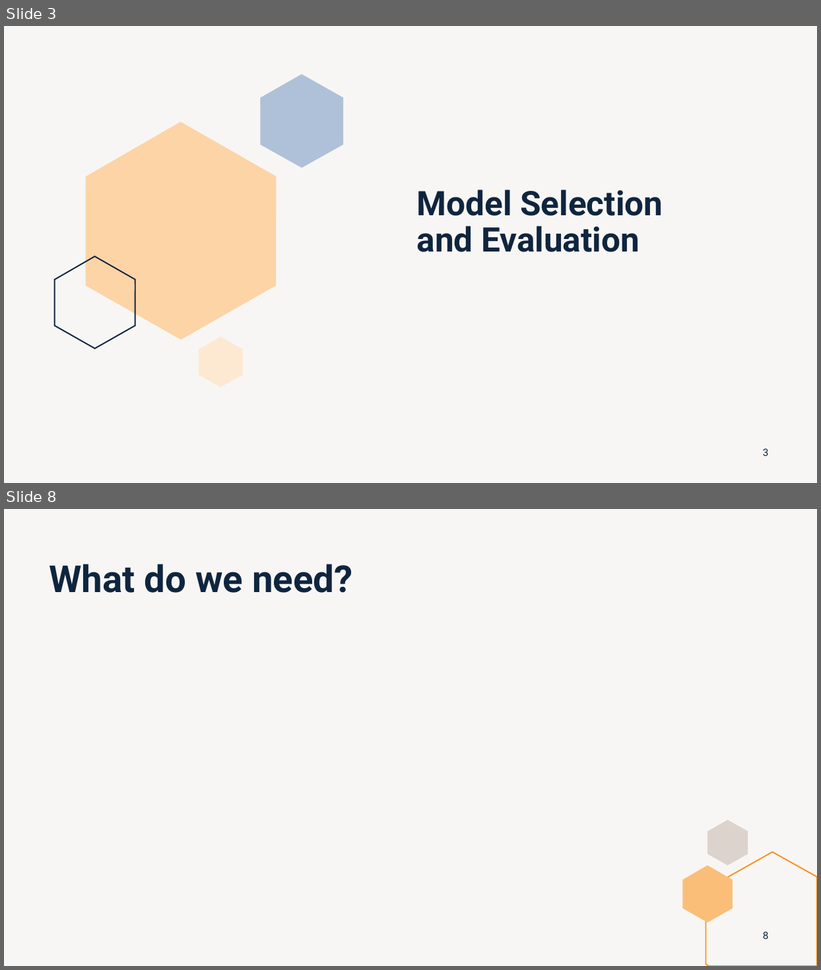
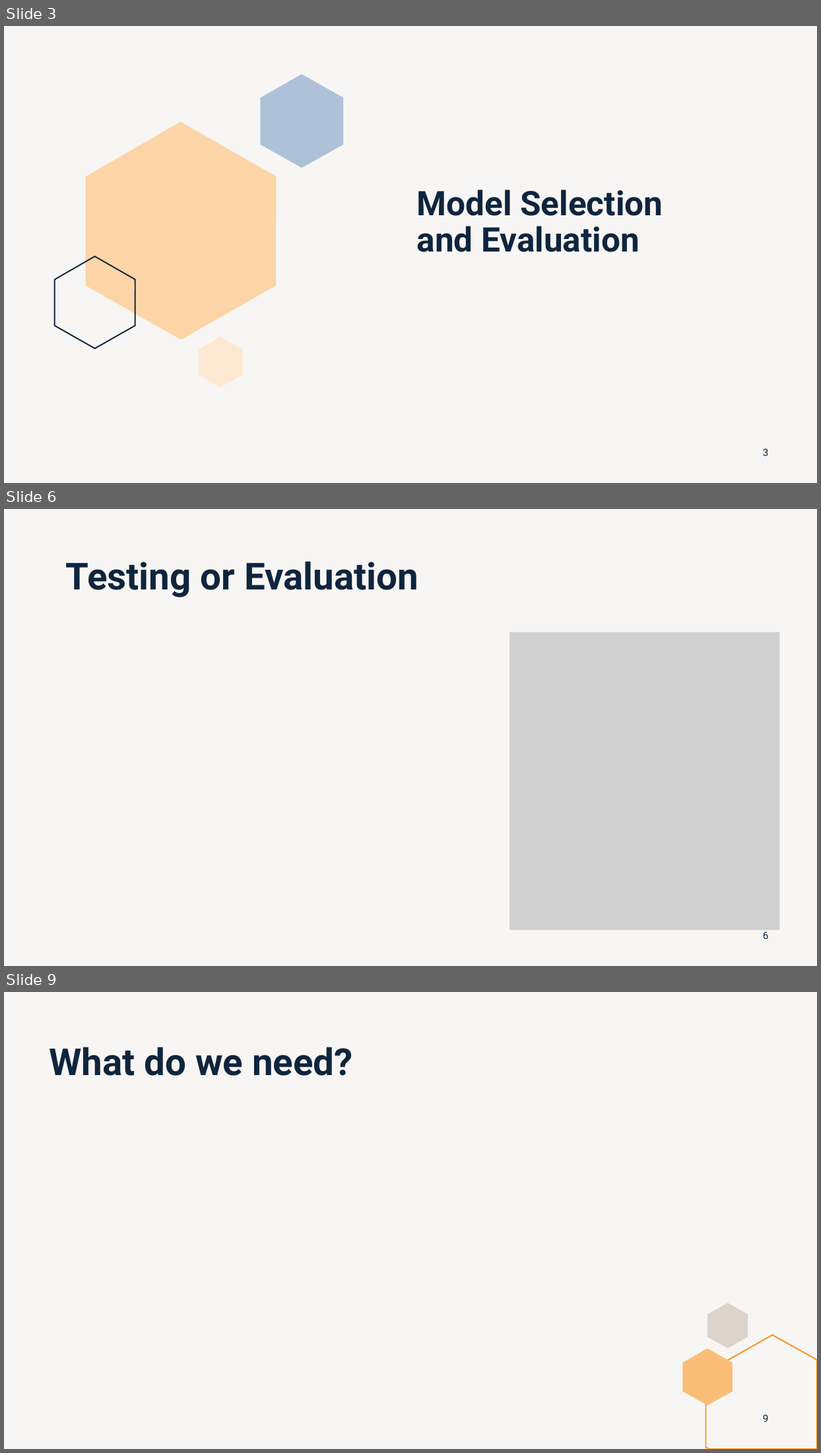
Before and after one commit to lobaton/Deep-Learning-with-Python, a slide deck: Slides/02 - Training and Evaluation.pptx. Shown one above the other, each under a label of ours: slides 3 and 8 before the commit, slides 3, 6 and 9 after it; the slides between them are not shown. The pictures are 821x970 and 821x1453 pixels, drawn with LibreOffice and Linux fonts; fonts in the diff are those of the drawing; grey boxes stand for pictures. Boxes give left, top, right and bottom in pixels: in the first picture for what was removed or moved away, otherwise in the second. Text is boxed around its words. In the diff, an @@ line names an element or a change of style, - is before the commit and + after.

Commit message:
Updated training and evaluation slides.

```diff
--- a/Slides/02 - Training and Evaluation.pptx
+++ b/Slides/02 - Training and Evaluation.pptx
@@ slide 6 added at (4, 509, 817, 966), background #DCD3CC at 20% opacity @@
@@ title added at (66, 561, 418, 597), 44 pt, text #0F253E, bold @@
+Testing or Evaluation
@@ picture added at (510, 632, 780, 931) @@
@@ page number added at (763, 932, 769, 939), 12 pt, text #0F253E @@
+6
@@ what was slide 8 is now slide 9 @@
@@ page number at (763, 1415, 769, 1422): text changed @@
-8
+9
```
Also in this commit, not shown: 3 slides changed, 4 other slides added, 2 slides removed.
